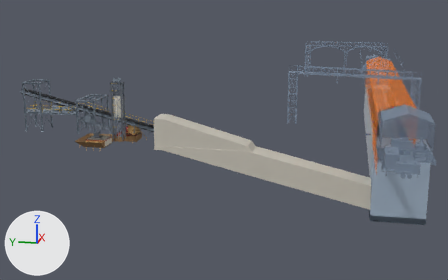
What one commit did to the glTF model public/models/b2d2-repair.glb.
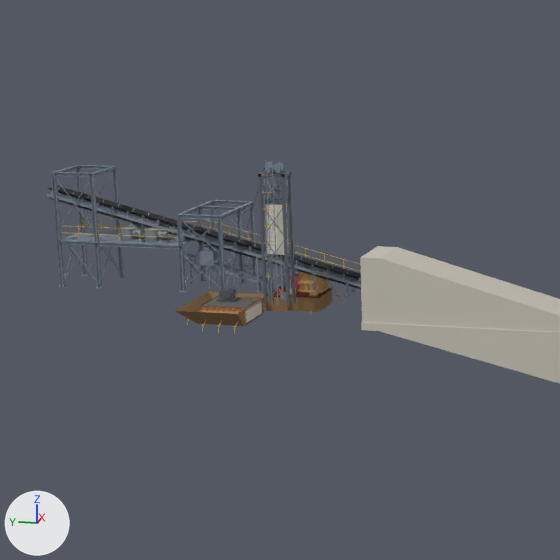
Old and new are each drawn whole from a 50 mm lens placed at (-132.7, 8.7, 24.8), pointed at (-10.5, 33.2, -5.8) and again close up on the part from 0% to 53% of the width and 3% to 88% of the height. Lighting does not change. The marker at lower left points along +X, +Y and +Z. The older version's two pictures come first. Where no turn or scale is listed for an object, it has been applied to the vertices. Vertices at exactly the same position are counted once.

Objects in the first close-up: 'C32 belt', 'C32 conveyor', 'C32 conveyor walkway handrails', 'C32 counterweight tower (new)', 'C32 drive platform handrails', 'C32 take-up excavation', 'C32 take-up formwork', 'C32 take-up frame & drive (existing)', 'C32 take-up pedestals', 'C32 take-up steel', 'C32 tunnel', 'To demolish: asphalt', 'To demolish: concrete' and 2 more.
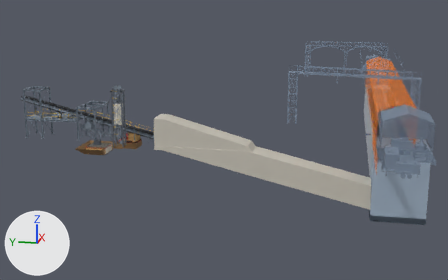
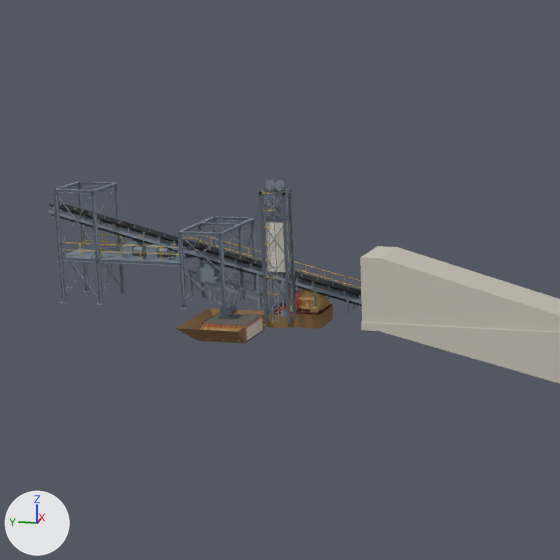
Changed parts and their boxes (x1, y1, x2, y2) in the close-ups (560 x 560 px; the box of a moved part takes in the faces that stretch with it):
'C32 take-up frame & drive (existing)', moved: before (51, 165, 268, 292); after (53, 181, 270, 309)
'C32 belt', moved: before (47, 186, 361, 289); after (49, 202, 362, 306)
'C32 conveyor', moved: before (47, 187, 361, 296); after (48, 203, 362, 313)
'C32 take-up excavation', moved: before (175, 290, 333, 326); after (176, 306, 333, 343)
'C32 take-up steel', moved: before (217, 171, 296, 307); after (218, 189, 297, 324)
'C32 counterweight tower (new)', moved: before (260, 161, 312, 306); after (260, 179, 312, 324)
'C32 take-up pedestals', moved: before (245, 203, 318, 323); after (246, 222, 319, 340)
'C32 take-up formwork', reshaped, moved, rescaled (17% narrower, 14% shorter): before (187, 271, 344, 334); after (200, 288, 330, 342)
'To demolish: asphalt', moved: before (201, 284, 332, 309); after (202, 300, 333, 326)
'To demolish: concrete', moved: before (201, 274, 332, 311); after (202, 290, 333, 329)
'C32 drive platform handrails', moved: before (68, 217, 195, 244); after (61, 234, 201, 261)
'C32 conveyor walkway handrails', moved: before (199, 219, 361, 272); after (201, 236, 361, 288)
part 1 of me_c32_take_up_formwork, moved or reshaped: before (202, 298, 262, 322); after (203, 320, 263, 341)
part 2 of me_c32_take_up_formwork, moved or reshaped: before (199, 311, 247, 316); after (200, 328, 248, 333)
part 3 of me_c32_take_up_formwork, deleted: before (187, 271, 344, 334)
part 4 of me_c32_take_up_formwork, cut back: before (262, 271, 325, 304); after (263, 288, 330, 326)

The change, as a diff of the scene's bpy script:
```diff
--- a/public/models/b2d2-repair.glb.py
+++ b/public/models/b2d2-repair.glb.py
@@ me_c32_take_up_formwork @@
 # used by ob_c32_take_up_formwork; parent = ob_structure; location = (-34.42, 47.72, 0.0415); scale = (4.91, 4.91, 4.91)
-me_c32_take_up_formwork.from_pydata(...)  # 1022 vertices, 1696 faces; spans x -1.0..1.0, y -0.99..0.99, z -0.31..0.31
+me_c32_take_up_formwork.from_pydata(...)  # 968 vertices, 1612 faces; spans x -1.0..1.0, y -0.99..0.99, z -0.34..0.34
+# me_c32_take_up_formwork part 1: the loose piece of 20 vertices spanning x -0.73..-0.08, y 0.05..0.72, z -0.23..0.0 is scaled about its middle by 1.26, then moved by (-0.04, 0.04, -0.08)
+# me_c32_take_up_formwork part 2: the loose piece of 12 vertices spanning x -0.76..-0.74, y 0.02..0.74, z -0.1..-0.07 is scaled about its middle by (1.25, 1.26, 1.25), then moved by (-0.13, 0.04, -0.07)
+# me_c32_take_up_formwork part 3: 88 loose pieces with 800 vertices, spanning x -1.0..1.0, y -0.99..0.99, z -0.31..0.31, are deleted
+# me_c32_take_up_formwork part 4: 101 vertices removed from x -0.18..0.72, y -0.71..0.99, z -0.31..0.31; 669 vertices added at x -0.17..1.0, y -0.99..0.99, z -0.34..0.34
+# other edits to the shape of me_c32_take_up_formwork do not show in these pictures
 me_c32_take_up_formwork.materials.append(mat_c32_take_up_formwork)
@@ ob_c32_take_up_pedestals @@
 ob_c32_take_up_pedestals = bpy.data.objects.new('C32 take-up pedestals', me_c32_take_up_pedestals)
-ob_c32_take_up_pedestals.location = (-34.42, 47.74, 3.13)
+ob_c32_take_up_pedestals.location = (-34.42, 47.74, 1.86)
@@ ob_c32_take_up_steel @@
 ob_c32_take_up_steel = bpy.data.objects.new('C32 take-up steel', me_c32_take_up_steel)
-ob_c32_take_up_steel.location = (-36.1, 47.86, 4.76)
+ob_c32_take_up_steel.location = (-36.1, 47.86, 3.49)
@@ ob_c32_take_up_excavation @@
 ob_c32_take_up_excavation = bpy.data.objects.new('C32 take-up excavation', me_c32_take_up_excavation)
-ob_c32_take_up_excavation.location = (-34.85, 48.29, -0.58)
+ob_c32_take_up_excavation.location = (-34.85, 48.29, -1.86)
@@ ob_c32_take_up_formwork @@
 ob_c32_take_up_formwork.parent = ob_structure
-ob_c32_take_up_formwork.location = (-34.42, 47.72, 0.0415)
-ob_c32_take_up_formwork.scale = (4.91, 4.91, 4.91)
+ob_c32_take_up_formwork.location = (-34.65, 47.95, -1.038)
+ob_c32_take_up_formwork.scale = (3.9, 3.9, 3.9)
@@ ob_c32_take_up_frame___drive__existing @@
 ob_c32_take_up_frame___drive__existing = bpy.data.objects.new('C32 take-up frame & drive (existing)', me_c32_take_up_frame___drive__existing)
-ob_c32_take_up_frame___drive__existing.location = (-30.92, 56.46, 4.43)
+ob_c32_take_up_frame___drive__existing.location = (-30.92, 56.46, 3.15)
@@ ob_c32_drive_platform_handrails @@
 ob_c32_drive_platform_handrails = bpy.data.objects.new('C32 drive platform handrails', me_c32_drive_platform_handrails)
-ob_c32_drive_platform_handrails.location = (-32.22, 59.28, 4.17)
+ob_c32_drive_platform_handrails.location = (-32.22, 59.28, 2.9)
@@ ob_c32_conveyor @@
 ob_c32_conveyor = bpy.data.objects.new('C32 conveyor', me_c32_conveyor)
-ob_c32_conveyor.location = (-31.81, 53.0, 3.68)
+ob_c32_conveyor.location = (-31.81, 53.0, 2.4)
@@ ob_c32_belt @@
 ob_c32_belt = bpy.data.objects.new('C32 belt', me_c32_belt)
-ob_c32_belt.location = (-32.22, 53.0, 3.91)
+ob_c32_belt.location = (-32.22, 53.0, 2.64)
@@ ob_c32_conveyor_walkway_handrails @@
 ob_c32_conveyor_walkway_handrails = bpy.data.objects.new('C32 conveyor walkway handrails', me_c32_conveyor_walkway_handrails)
-ob_c32_conveyor_walkway_handrails.location = (-30.59, 47.94, 2.97)
+ob_c32_conveyor_walkway_handrails.location = (-30.59, 47.94, 1.69)
@@ ob_c32_counterweight_tower__new @@
 ob_c32_counterweight_tower__new = bpy.data.objects.new('C32 counterweight tower (new)', me_c32_counterweight_tower__new)
-ob_c32_counterweight_tower__new.location = (-34.44, 45.95, 5.31)
+ob_c32_counterweight_tower__new.location = (-34.44, 45.95, 4.04)
@@ ob_to_demolish__asphalt @@
 ob_to_demolish__asphalt = bpy.data.objects.new('To demolish: asphalt', me_to_demolish__asphalt)
-ob_to_demolish__asphalt.location = (-34.13, 47.61, 0.07)
+ob_to_demolish__asphalt.location = (-34.13, 47.61, -1.2)
@@ ob_to_demolish__concrete @@
 ob_to_demolish__concrete = bpy.data.objects.new('To demolish: concrete', me_to_demolish__concrete)
-ob_to_demolish__concrete.location = (-34.13, 47.61, 0.5)
+ob_to_demolish__concrete.location = (-34.13, 47.61, -0.77)
```
